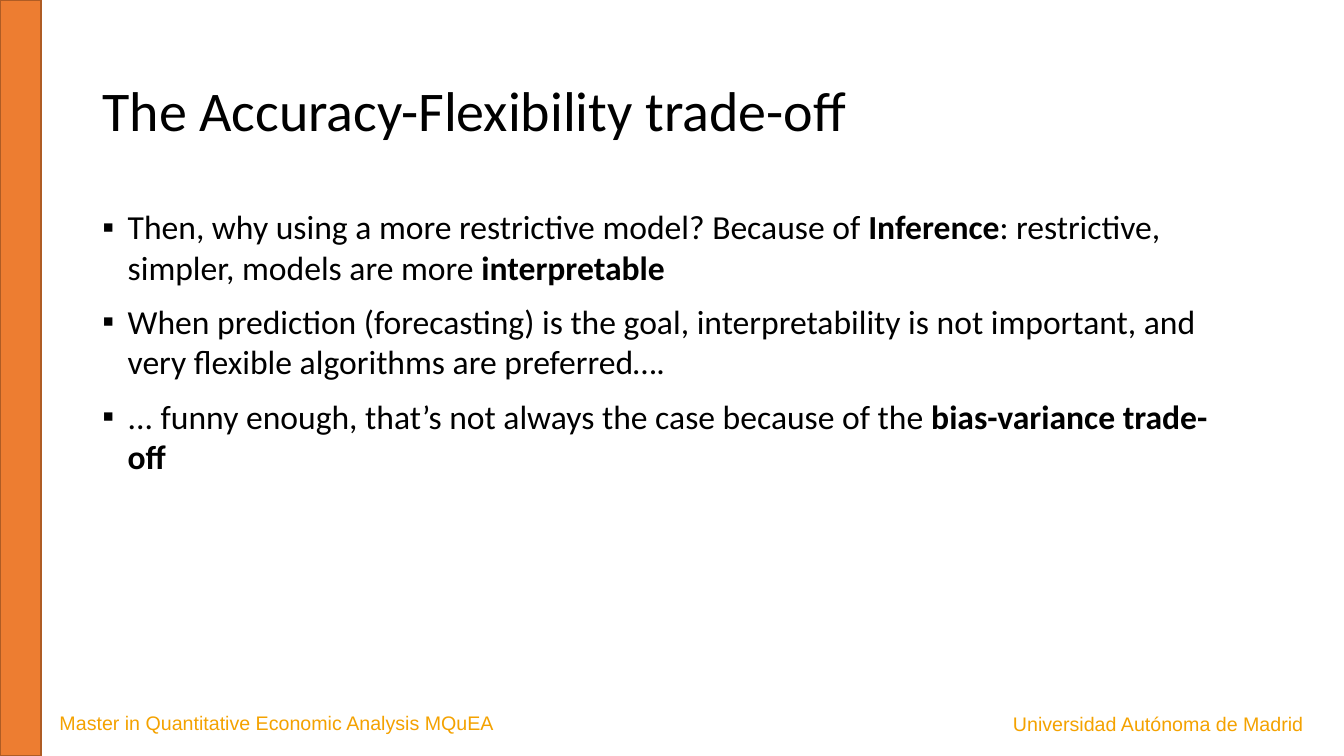
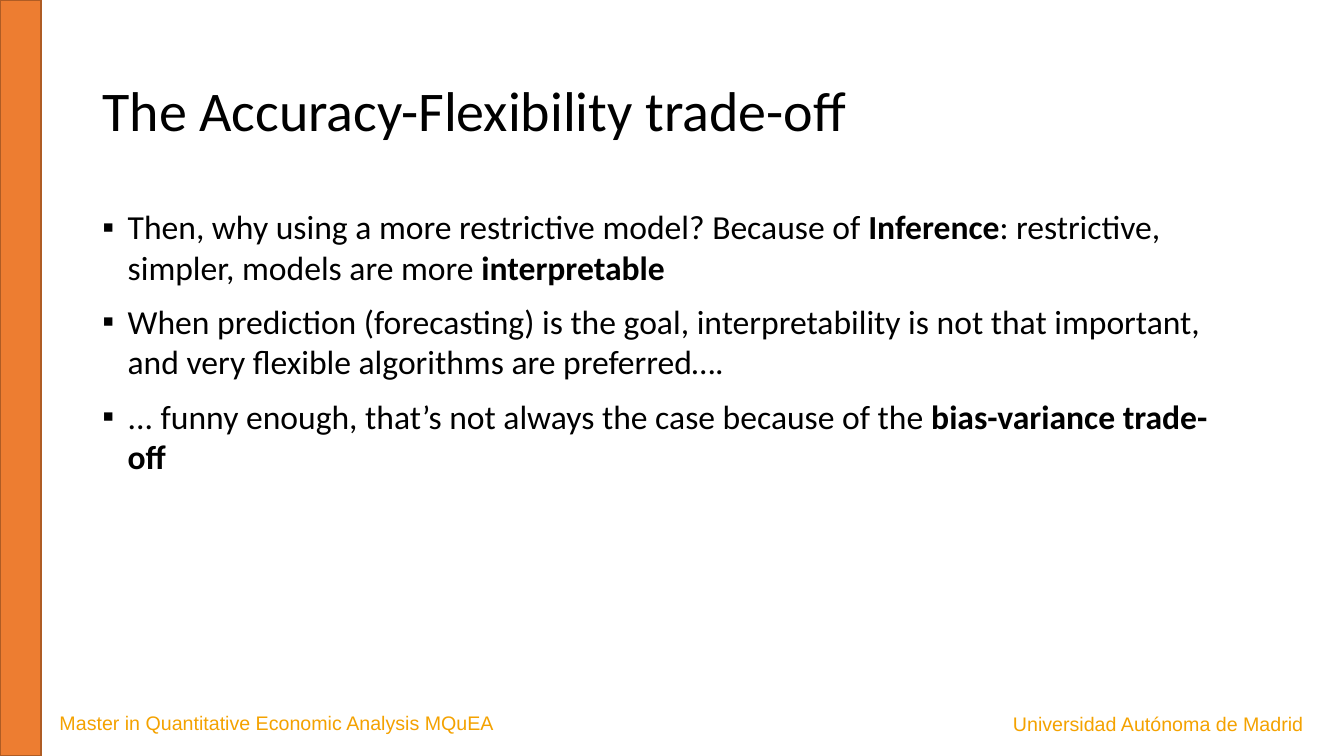
Before and after one commit to JavierBas/IMLEF-MQuEA, a slide deck: slide 14 of Course content/Slides/Topic 1 What is ML.pptx (slide 13 before the commit). Drawn at 1344x756 pixels with LibreOffice and Linux fonts; fonts in the diff are those of the drawing. Boxes give left, top, right and bottom in pixels: in the first picture for what was removed or moved away, otherwise in the second. Text is boxed around its words. In the diff, an @@ line names an element or a change of style, - is before the commit and + after.

```diff
--- a/Course content/Slides/Topic 1 What is ML.pptx
+++ b/Course content/Slides/Topic 1 What is ML.pptx
@@ text at (128,309,1199,380): text changed @@
-▪ When prediction (forecasting) is the goal, interpretability is not important, and very flexible algorithms are preferred….
+▪ When prediction (forecasting) is the goal, interpretability is not that important, and very flexible algorithms are preferred….
```
Also in this commit, not shown: 11 other slides changed, 2 slides added, 9 other files.
